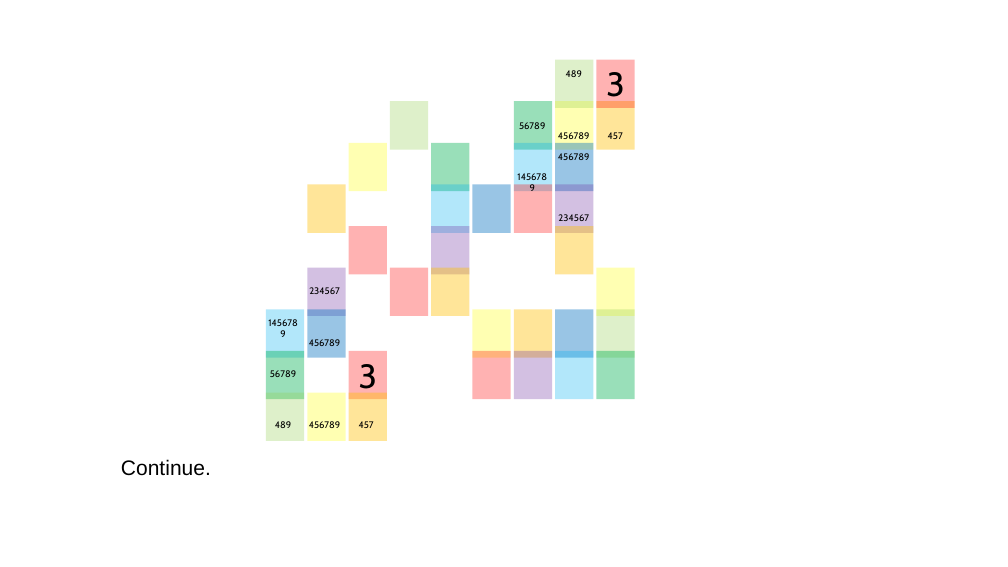
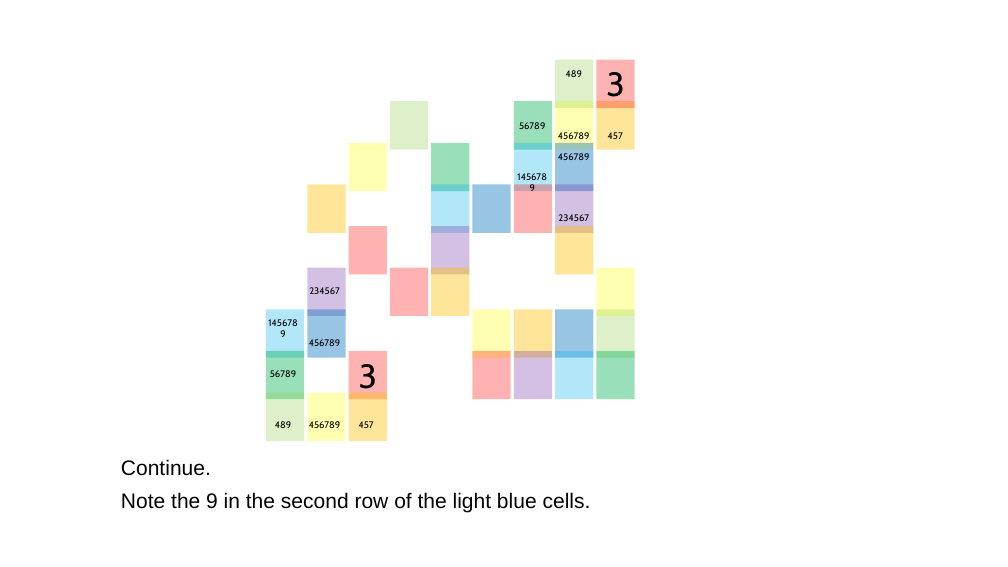
Before and after one commit to jhardis/WSJ_Number_Puzzles, a slide deck: slide 8 of 20260502_2.pptx. Drawn at 1008x567 pixels with LibreOffice and Linux fonts; fonts in the diff are those of the drawing; background and template pictures are left out. Boxes give left, top, right and bottom in pixels: in the first picture for what was removed or moved away, otherwise in the second. Text is boxed around its words. In the diff, an @@ line names an element or a change of style, - is before the commit and + after.

```diff
--- a/20260502_2.pptx
+++ b/20260502_2.pptx
@@ text at (x1=121, y1=492, x2=591, y2=513): paragraph added @@
+Note the 9 in the second row of the light blue cells.
```
Also in this commit, not shown: 40 other slides changed, 5 slides added, 5 slides removed.
